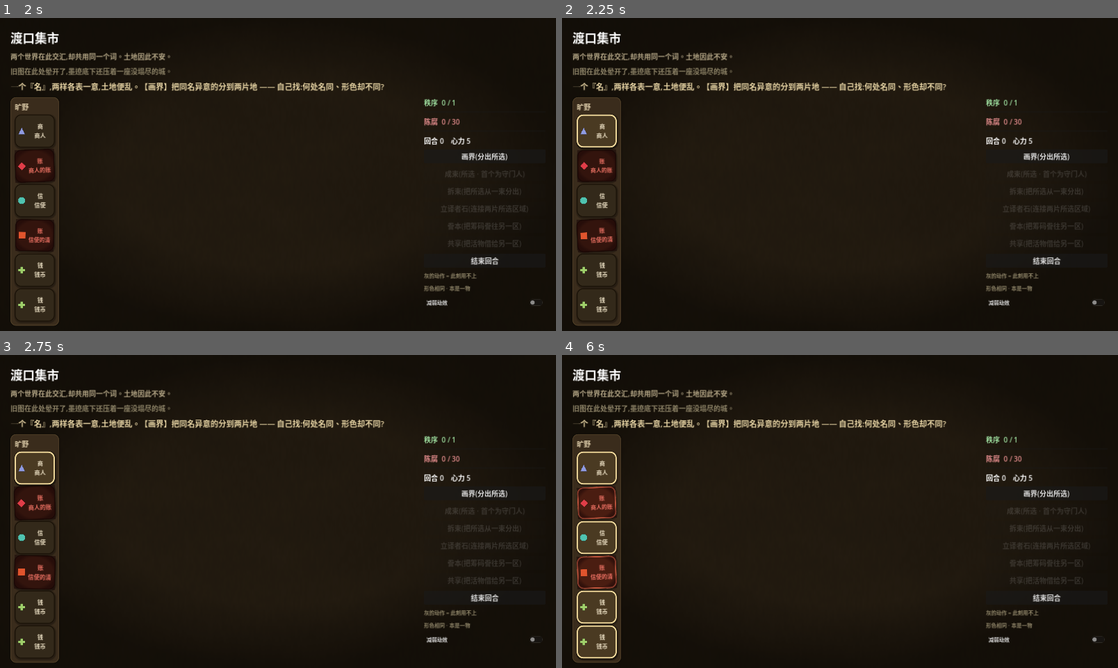
Above: before the commit, frames 1-4 (two rows, left to right).
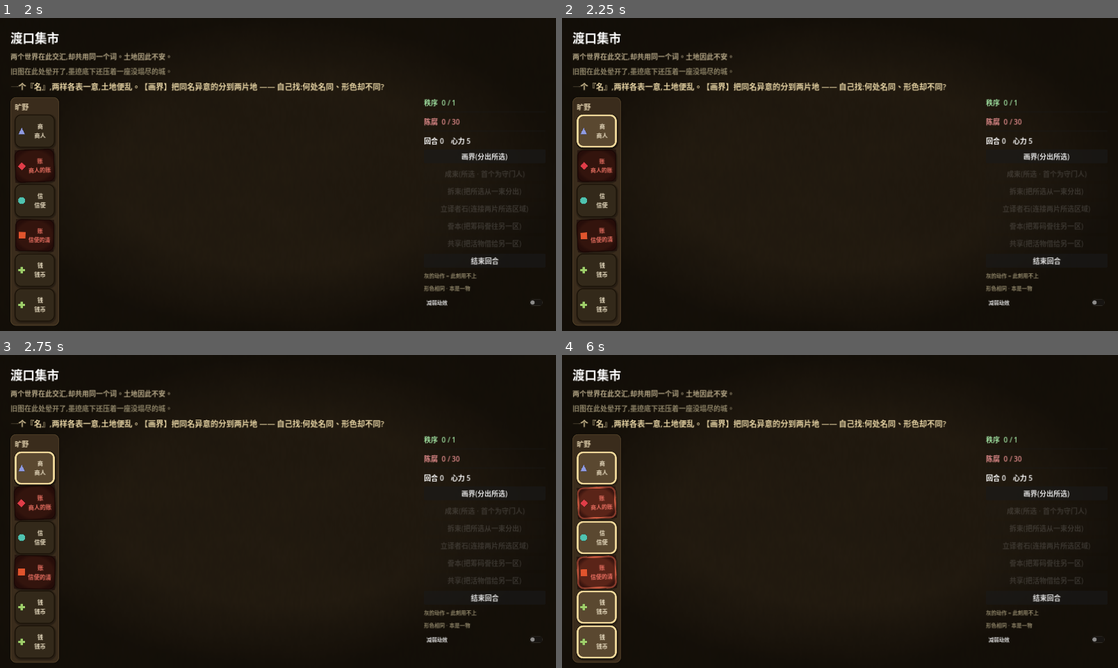
Above: after the commit, the same moments.

Repository: HelloKuoty/bounds
Game: Godot game, scene res://scenes/main/Main.tscn
The game is run twice, just before and just after one commit, with the same random seed, the same clock (stepped at 60 frames per second) and the same inputs.
Inputs:
- Up to frame 1 (2 s): click "启程" at 0.5 s; click "土地" at 1.25 s
- Up to frame 2 (2.25 s): click "商 商人" at 2 s
- Up to frame 3 (2.75 s): no input
- Up to frame 4 (6 s): click "账 商人的账册" at 2.75 s; click "信 信使" at 3.5 s; click "账 信使的清单" at 4.25 s; click "钱 钱币" at 5 s; click "钱 钱币" at 5.75 s

Frame 1 is identical in both runs. In frame 2, less than 0.1% of the frame differs, in the area x 2-10%, y 31-42%; in frame 3, less than 0.1%; in frame 4, 0.4%, in the area x 2-10%, y 31-97%.

Commit message:
iter-46: polish — patient fumble-hint (林晚) + non-hue selection rings (周棠)
清iter-43复评修复带出的新生细刺, 挑可自走+可测两条:
- 林晚: 无效提示延迟到第二次连续无效。iter-42"无效即提示"被指与留白拆台(纯解谜玩家试错本身就是解谜); 改_fumbles计连续无进展, 单次保持安静, 连续第二次才出类型提示(真卡); 30秒呆坐仍独立触发; 提示仍只点类型+动词不点棋子。
- 周棠: 选中环vs同名描边改非色相区分。原靠冷暖色相(色盲分不出); 改_box_selected边宽4 vs kin3 vs normal2成粗细阶梯 + 选中底色明度更高; 色盲靠粗细+明度分清三态, 不靠色相(延续iter-07分层无障碍)。
- 测试: 更新(一次无效静默/连二才提示) + 新增(三态非色相可分: 边宽2<3<4+选中明度更高)。
→ 126绿, smoke通关, LOAD 0. 重导出网页.
逻辑/阈值已测; 手感需真人。38-46已把复评可自走杠杆基本拉完, 剩余闸门越来越落在真美术/音频(外部上限)+真人手感(80%命门)。

Co-Authored-By: Claude Opus 4.8 (1M context) <noreply@anthropic.com>

Diff:
--- a/scripts/ui/territory_view.gd
+++ b/scripts/ui/territory_view.gd
@@ -98,6 +98,7 @@
 var _herald_trail_pts: Array = []
 var _idle_t := 0.0                   # seconds since last progress; drives the stuck hint (阿May, iter-36)
 var _prev_inst := -1                 # trouble count before the last move; a non-reducing move surfaces the hint (小鹿, iter-42)
+var _fumbles := 0                    # consecutive no-progress moves; the hint waits for the 2nd (林晚, iter-46)
 var _title: Label
 var _intro: Label
 var _narration: Label
@@ -348,15 +349,20 @@
 	_highlight_instabilities()
 	_update_guide()
 	_update_verb_buttons()
-	# 小鹿(iter-42): a move that didn't reduce the trouble count — a real fumble OR a legit
-	# setup step (wall-before-bridge, bundle-before-split) — surfaces the type-hint at once,
-	# instead of making a stuck player wait out the 30s idle clock. Harmless either way: the
-	# hint only ever names the KIND of trouble + the verb, never which pieces.
+	# 小鹿(iter-42) + 林晚(iter-46): a move that didn't reduce the trouble count counts as a
+	# fumble — but ONE fumble is just trial-and-error (which IS the puzzle), so stay quiet.
+	# Only a SECOND no-progress move in a row surfaces the type-hint (genuinely stuck, not
+	# merely trying). The hint still only names the KIND of trouble + the verb, never pieces.
 	var now_inst := board.instabilities().size()
-	if _prev_inst >= 0 and now_inst >= _prev_inst and not board.cleared:
-		var fumble_hint := _stuck_hint_text()
-		if fumble_hint != "":
-			_guide.text = fumble_hint
+	if _prev_inst >= 0 and not board.cleared:
+		if now_inst >= _prev_inst:
+			_fumbles += 1
+		else:
+			_fumbles = 0
+		if _fumbles >= 2:
+			var fumble_hint := _stuck_hint_text()
+			if fumble_hint != "":
+				_guide.text = fumble_hint
 	_prev_inst = now_inst
 
 
@@ -404,7 +410,7 @@
 	# not hue — so it survives colour-blindness and keyboard-only play. (周棠, iter-07)
 	btn.add_theme_stylebox_override("normal", _box_normal())
 	btn.add_theme_stylebox_override("hover", _box_hover())
-	var ring := _piece_box(Color("4a3a22"), Color("f0d89a"), 3)
+	var ring := _box_selected()
 	btn.add_theme_stylebox_override("pressed", ring)
 	btn.add_theme_stylebox_override("focus", ring)
 	for st in ["font_color", "font_hover_color", "font_pressed_color", "font_focus_color"]:
@@ -1117,6 +1123,14 @@
 	return _piece_box(Color("333a48"), Color("9db4ea"), 3)
 
 
+## The SELECTED piece wears the strongest frame: the THICKEST border (4) AND the lightest
+## fill. It's told apart from the name-kin ring by border *width* (4 vs 3) and fill *value*
+## (brighter), not by hue — so a colour-blind player never confuses "selected" with "kin"
+## even when the warm/cool tints are invisible. (周棠, iter-46)
+func _box_selected() -> StyleBoxFlat:
+	return _piece_box(Color("5a4830"), Color("f0d89a"), 4)
+
+
 func _piece_box(bg: Color, border: Color, w: int) -> StyleBoxFlat:
 	var sb := StyleBoxFlat.new()
 	sb.bg_color = bg
--- a/tests/test_territory_view.gd
+++ b/tests/test_territory_view.gd
@@ -105,17 +105,33 @@
 		assert_true(t.clear_line != "", "%s carries a closing line" % tid)
 
 
-func test_a_fumbled_move_surfaces_the_hint_without_waiting() -> void:
-	# iter-42 (小鹿): a move that fails to reduce the trouble count surfaces the type-hint
-	# at once — a stuck player shouldn't have to wait out the 30s idle clock.
-	var board := BoardState.new()
-	board.load_territory(TerritoryDatabase.get_territory("the_crossing"))
-	var view := TerritoryView.new()
-	view.setup(board)
-	# a useless wall (the lone trader) leaves the 账 name-clash unresolved — a fumble.
-	board.draw_wall(["trader"])
-	view._rebuild()
-	assert_eq(view._guide.text, TerritoryView.G_HINT_WALL, "a non-reducing move surfaces the hint at once")
+func test_one_fumble_stays_quiet_a_second_in_a_row_surfaces_the_hint() -> void:
+	# iter-46 (林晚): a single fumbled move is just trial-and-error (the puzzle itself), so
+	# stay quiet; only a SECOND no-progress move in a row surfaces the type-hint (小鹿's net,
+	# now patient). The hint still names only the KIND + verb, never which pieces.
+	var board := BoardState.new()
+	board.load_territory(TerritoryDatabase.get_territory("the_crossing"))
+	var view := TerritoryView.new()
+	view.setup(board)
+	board.draw_wall(["trader"])   # first fumble: a useless wall leaves the 账 clash unresolved
+	view._rebuild()
+	assert_true(view._guide.text != TerritoryView.G_HINT_WALL, "one fumble stays quiet (trial-and-error is allowed)")
+	board.draw_wall(["courier"])  # second no-progress move in a row
+	view._rebuild()
+	assert_eq(view._guide.text, TerritoryView.G_HINT_WALL, "a second fumble in a row surfaces the hint")
+	view.free()
+
+
+func test_selection_and_kin_rings_differ_without_colour() -> void:
+	# iter-46 (周棠): selected vs name-kin vs normal must be told apart WITHOUT hue — by a
+	# border-width ladder (2 < 3 < 4) plus the selected fill's brighter value.
+	var view := TerritoryView.new()
+	var normal := view._box_normal()
+	var kin := view._box_kin()
+	var selected := view._box_selected()
+	assert_true(kin.border_width_top > normal.border_width_top, "name-kin reads thicker than a plain piece")
+	assert_true(selected.border_width_top > kin.border_width_top, "the selected ring is the thickest")
+	assert_true(selected.bg_color.v > normal.bg_color.v, "and the selected fill is brighter (value, not hue)")
 	view.free()
 
 
Not shown, changed: docs/index.html
Not shown, changed: docs/index.pck
Not shown, added: team/iterations/iter-46.md
